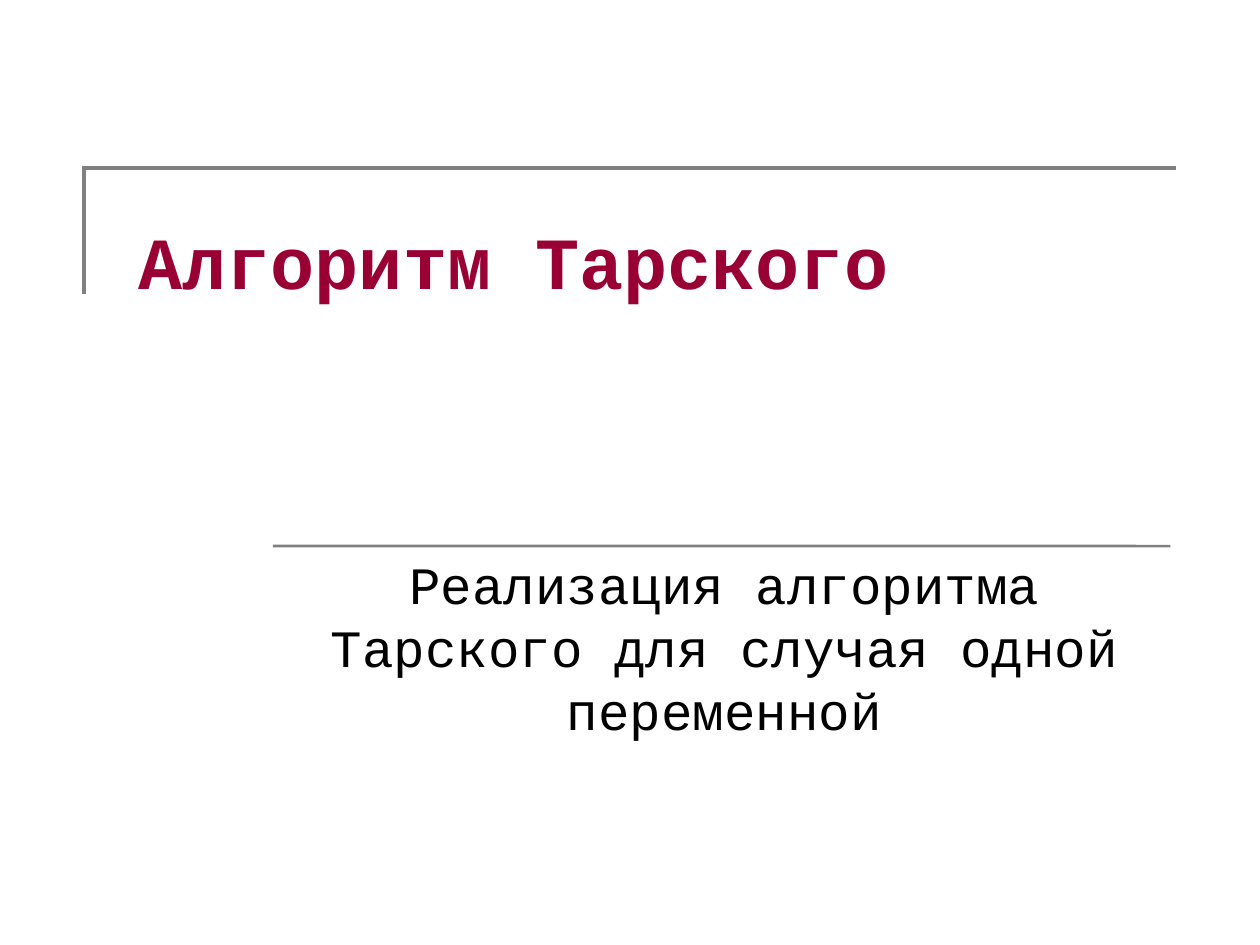
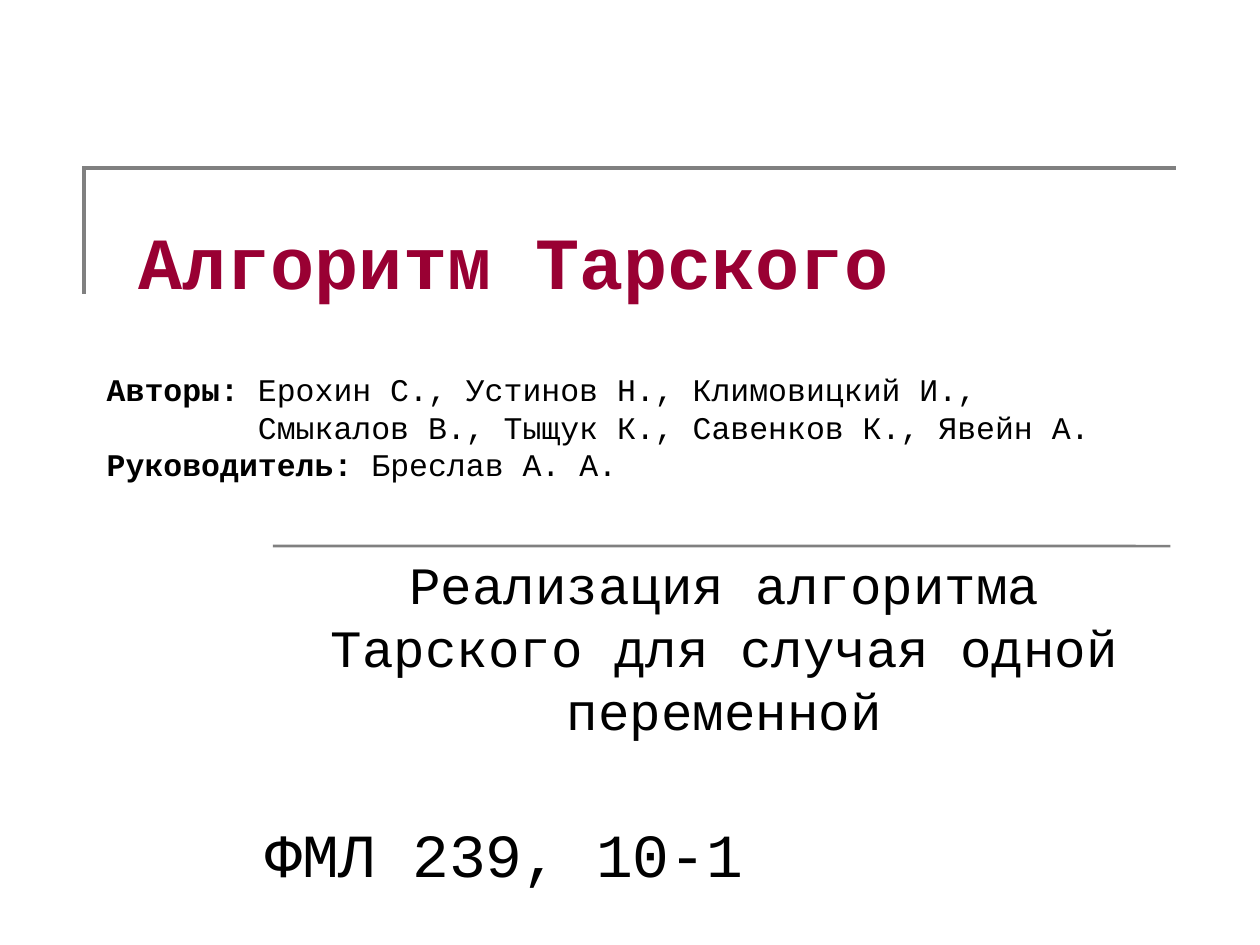
Before and after one commit to abreslav/tarsky, a slide deck: slide 1 of docs/Алгоритм Тарского.ppt. Drawn at 1260x945 pixels with LibreOffice and Linux fonts; fonts in the diff are those of the drawing. Boxes give left, top, right and bottom in pixels: in the first picture for what was removed or moved away, otherwise in the second. Text is boxed around its words. In the diff, an @@ line names an element or a change of style, - is before the commit and + after.

```diff
--- a/docs/Алгоритм Тарского.ppt
+++ b/docs/Алгоритм Тарского.ppt
@@ text added at (107,378,1090,483), 18 pt, text #000000 @@
+Авторы: Ерохин С., Устинов Н., Климовицкий И.,
+Смыкалов В., Тыщук К., Савенков К., Явейн А.
+Руководитель: Бреслав А. А.
@@ text added at (265,836,743,888), 35 pt, text #000000 @@
+ФМЛ 239, 10-1
```
Also in this commit, not shown: 3 other slides changed, 5 slides added.
